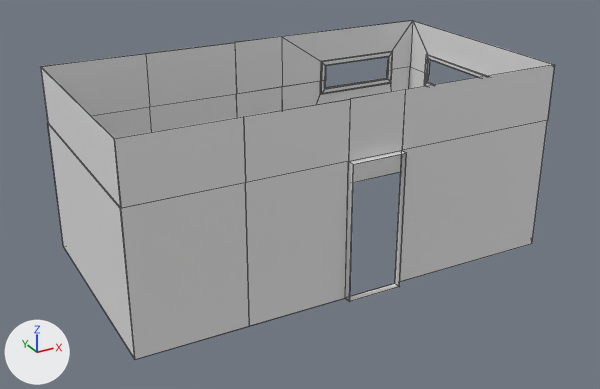
What one commit did to the FBX model BathroomCabinetProject/Assets/3DModels/FBX/Walls.fbx.
Rendered twice from a 50 mm camera at (-6.15, -12.63, 6.32) aimed at (-0.32, -2.04, 1.02). Lighting does not change. The marker at lower left points along +X, +Y and +Z. Mesh edges are drawn as thin lines. Where no turn or scale is listed for an object, it has been applied to the vertices.

Objects in the first picture: 'Floor_2'.
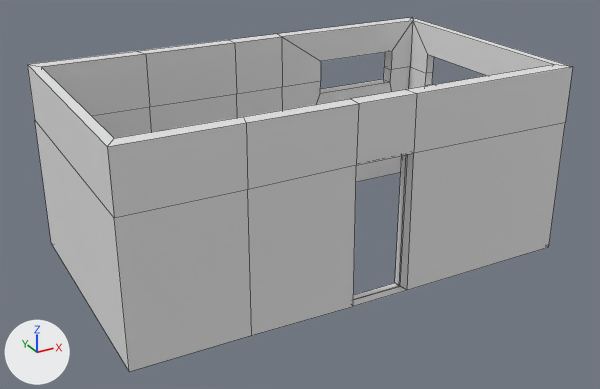
Where the change shows, as pixel boxes [x1, y1, x2, y2] in the pictures (600 x 389 px):
'Floor_2', reshaped (6% wider)
    before: [40, 20, 555, 359]
    after: [27, 17, 573, 372]
part 1 of me_mesh, cut back
    before: [321, 51, 555, 282]
    after: [407, 67, 573, 290]

Edits to the bpy script that builds the scene:
```text
Change me_mesh:
    used by ob_floor_2; location = (-0.22, -1.88, 1.52)
    remove me_mesh.from_pydata(...)  # 284 vertices, 290 faces; spans x -3.44..3.44, y -1.89..1.89, z -1.52..1.52
    add me_mesh.from_pydata(...)  # 92 vertices, 98 faces; spans x -3.58..3.58, y -2.03..2.11, z -1.52..1.52
    me_mesh part 1
    195 vertices are removed from x 0.67..3.44, y -1.77..1.89, z 0.39..1.0
    208 faces are deleted
    3 vertices in x -3.44, y -1.77, z -1.52..1.52 move by (-0.14, -0.22, 0.0)
    3 vertices in x -3.44, y 1.89, z -1.52..1.52 move by (-0.14, 0.22, 0.0)
    3 vertices in x -1.78, y 1.89, z -1.52..1.52 move by (-0.07, 0.22, 0.0)
    3 vertices in x -1.78, y -1.77, z -1.52..1.52 move by (-0.07, -0.22, 0.0)
    3 vertices in x -0.22, y 1.89, z -1.52..1.52 move by (-0.01, 0.22, 0.0)
    33 vertices move from x -0.22..3.44, y -1.89..1.89, z -1.52..1.52 to x -0.24..3.58, y -2.03..2.11, z -1.52..1.52
    3 vertices are added at (0.7, 2.11, 0.64), (3.58, 2.11, 0.64), (3.58, -1.99, 0.64)
    16 new faces join them
```
